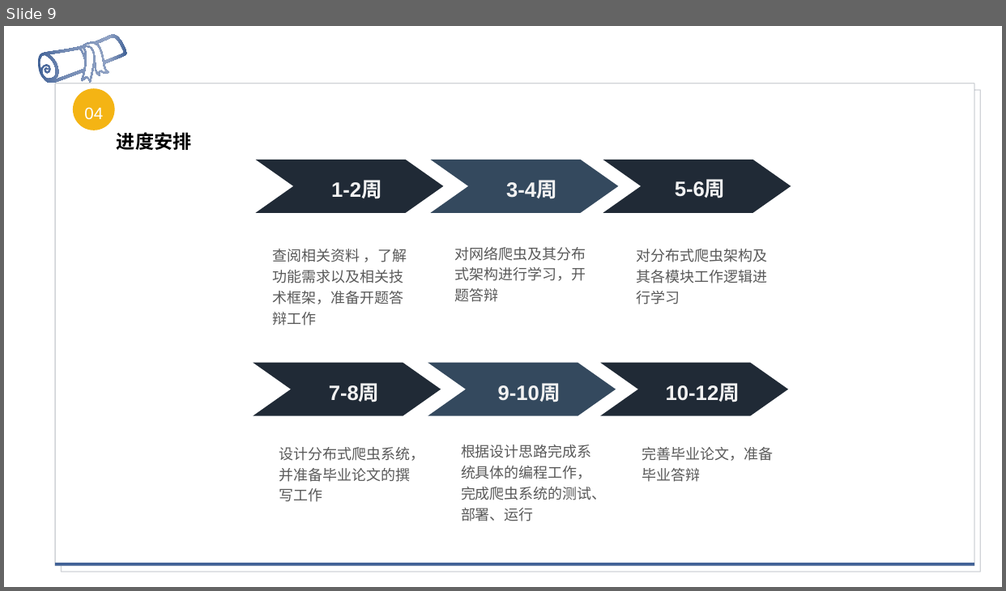
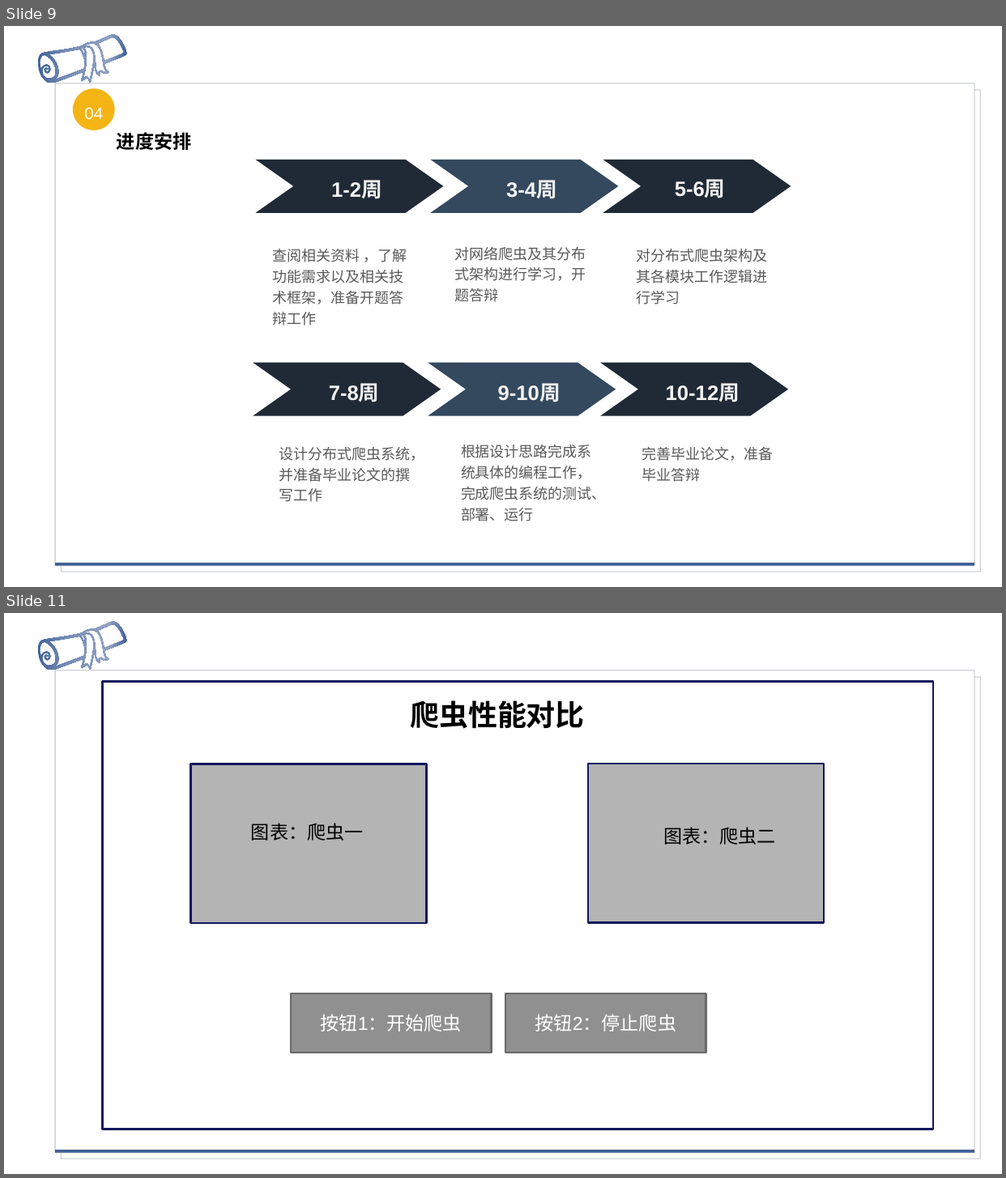
Before and after one commit to hanjingkang/-, a slide deck: docs/开题答辩_1912190421-韩敬康.pptx. Shown one above the other, each under a label of ours: slide 9 before the commit, slides 9 and 11 after it; the slides between them are not shown. The pictures are 1006x591 and 1006x1178 pixels, drawn with LibreOffice and Linux fonts; fonts in the diff are those of the drawing. Boxes give left, top, right and bottom in pixels: in the first picture for what was removed or moved away, otherwise in the second. Text is boxed around its words. In the diff, an @@ line names an element or a change of style, - is before the commit and + after.

```diff
--- a/docs/开题答辩_1912190421-韩敬康.pptx
+++ b/docs/开题答辩_1912190421-韩敬康.pptx
@@ slide 11 added at <box>4,613,1002,1174</box>, background #FFFFFF; not listed: 4 template elements that a slide beside it also shows @@
@@ rectangle added at <box>102,682,932,1129</box>, outline #11195E 2 pt @@
@@ rectangle added at <box>114,682,915,1135</box>, outline #FFFFFF 2 pt @@
@@ text added at <box>410,700,584,729</box>, 28 pt, text #000000, bold @@
+爬虫性能对比
@@ rectangle added at <box>190,764,426,923</box>, fill #B4B4B4, outline #11195E 2 pt @@
@@ rectangle added at <box>588,764,824,922</box>, fill #B4B4B4, outline #11195E 2 pt @@
@@ text added at <box>251,823,364,841</box>, 18 pt, text #000000 @@
+图表：爬虫一
@@ text added at <box>663,827,776,845</box>, 18 pt, text #000000 @@
+图表：爬虫二
@@ rectangle added at <box>291,994,491,1053</box>, fill #909090, outline #6B6B6B 2 pt, 18 pt, text #FFFFFF @@
+按钮1：开始爬虫
@@ rectangle added at <box>505,994,705,1053</box>, fill #909090, outline #6B6B6B 2 pt, 18 pt, text #FFFFFF @@
+按钮2：停止爬虫
```
Also in this commit, not shown: 2 other files.
